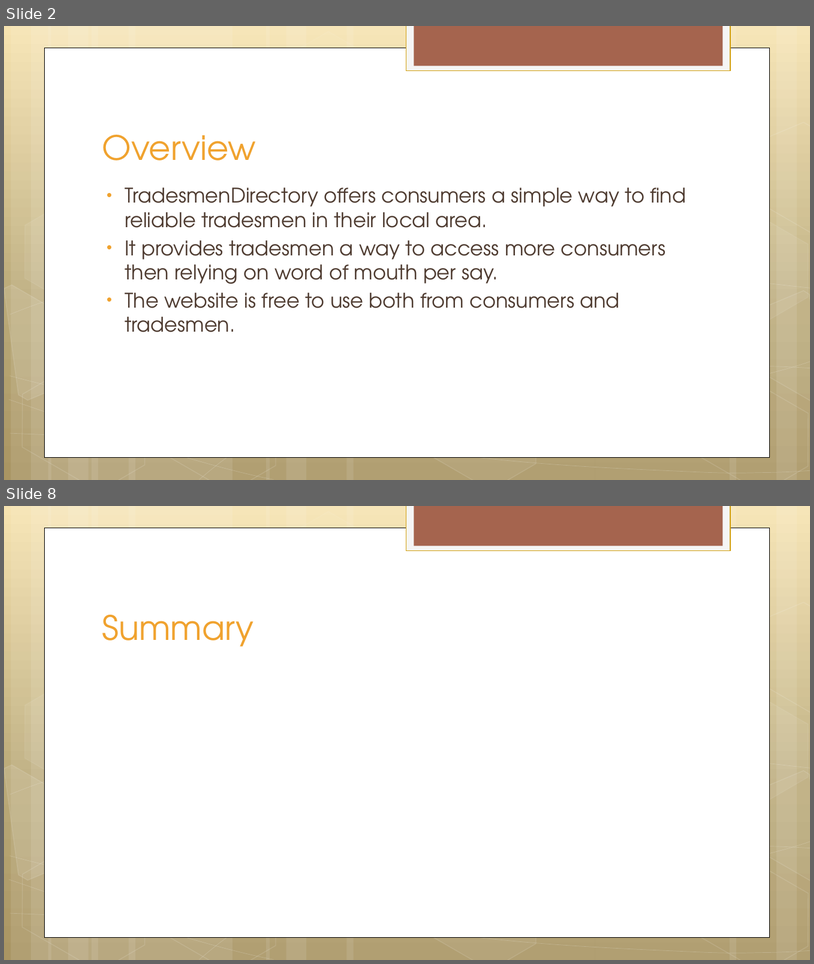
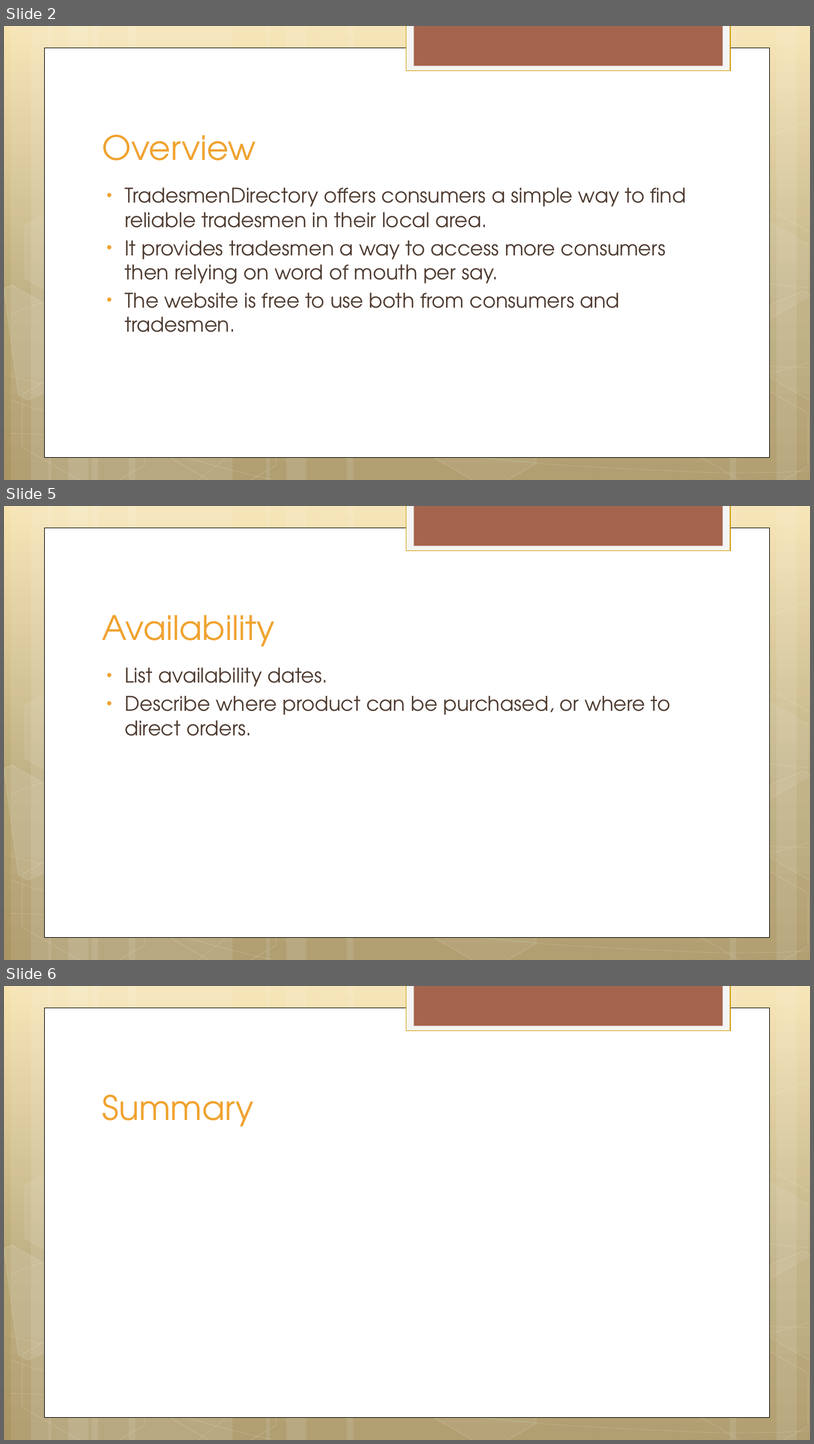
Before and after one commit to MehreenMalik/TradesmenDirectory, a slide deck: TradesmenDirectory.pptx. Shown one above the other, each under a label of ours: slides 2 and 8 before the commit, slides 2, 5 and 6 after it; the slides between them are not shown. The pictures are 814x964 and 814x1444 pixels, drawn with LibreOffice and Linux fonts; fonts in the diff are those of the drawing. Boxes give left, top, right and bottom in pixels: in the first picture for what was removed or moved away, otherwise in the second. Text is boxed around its words. In the diff, an @@ line names an element or a change of style, - is before the commit and + after.

```diff
--- a/TradesmenDirectory.pptx
+++ b/TradesmenDirectory.pptx
@@ slide 5 added at <box>4,506,810,960</box>, background gradient #F6E4B0 to #BAA878 to #A99764; not listed: 30 template elements that a slide beside it also shows @@
@@ title added at <box>102,615,275,646</box>, 40 pt, text #F0A22E @@
+Availability
@@ text added at <box>125,667,671,736</box>, 24 pt, text #4E3B30 @@
+• List availability dates.
+• Describe where product can be purchased, or where to direct orders.
@@ what was slide 8 is now slide 6 @@
```
Also in this commit, not shown: 1 slide changed, 1 other slide added, 4 slides removed, 10 other files.
